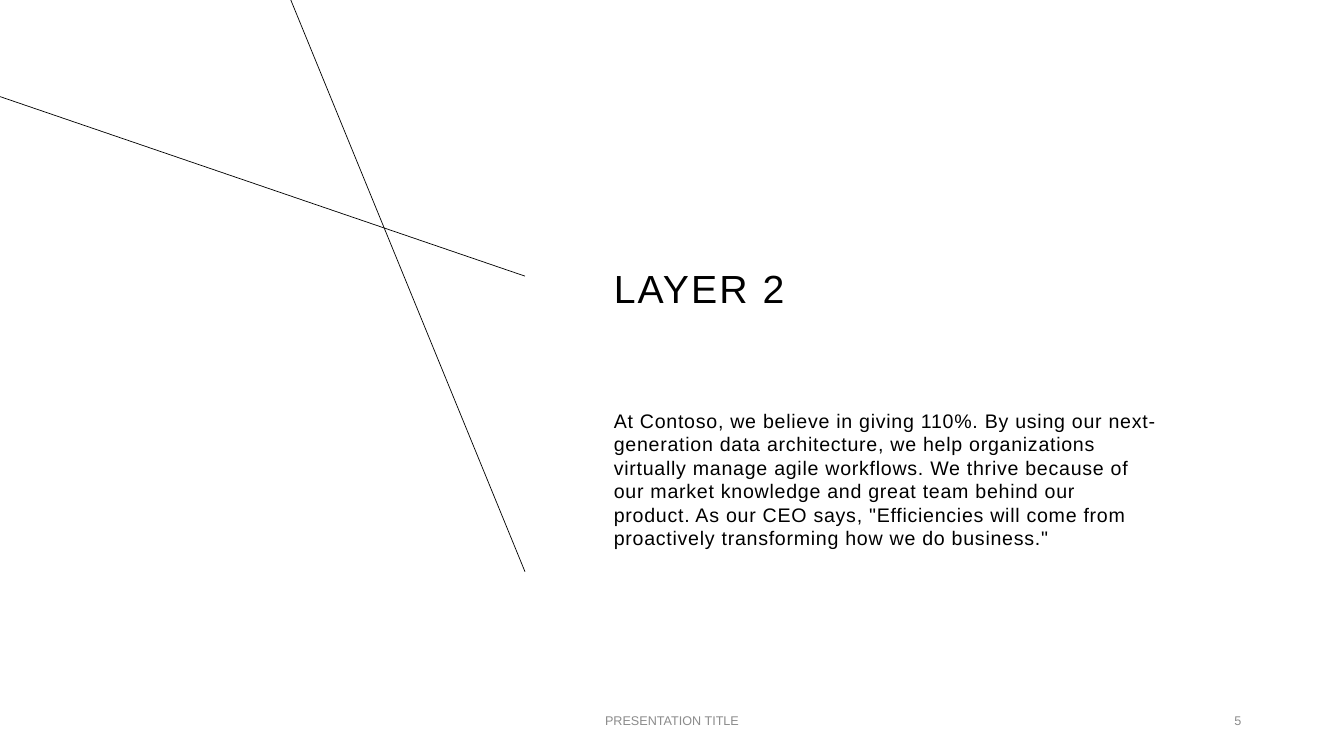
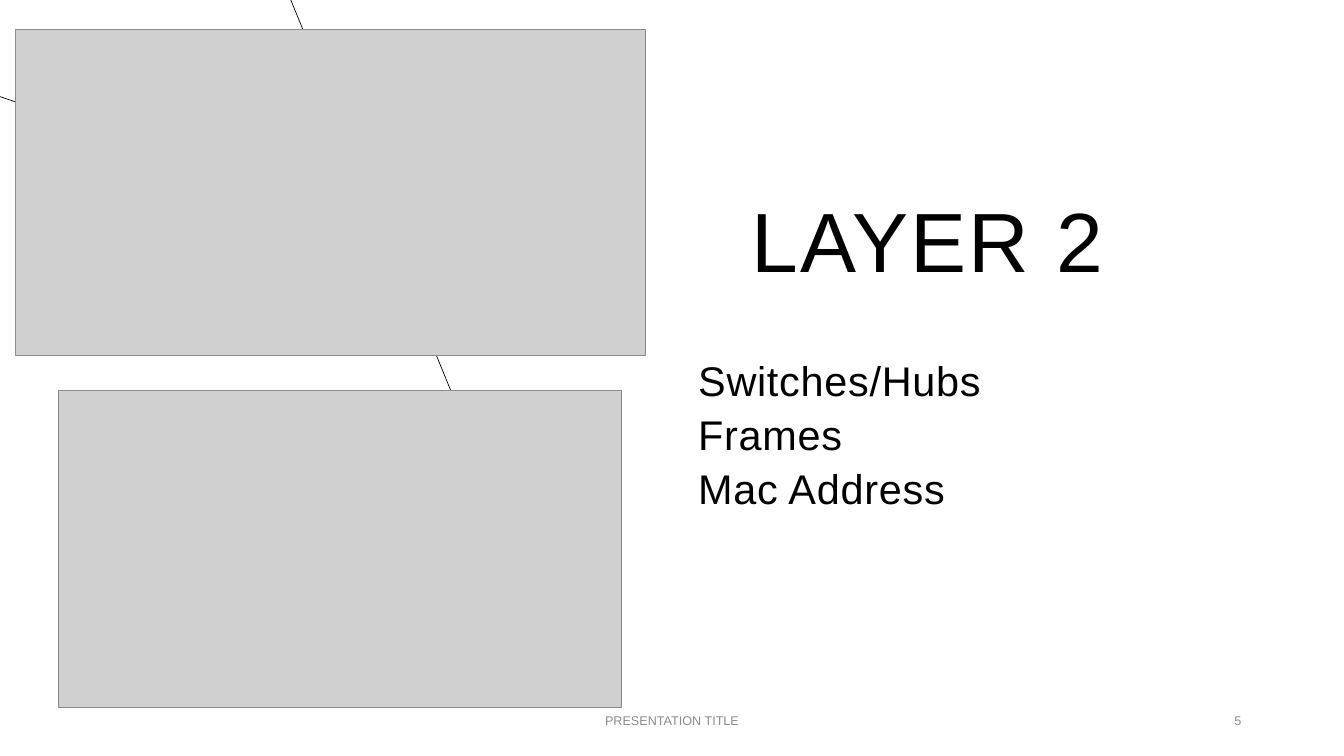
Before and after one commit to jphed/Sem4ULSA, a slide deck: slide 5 of Redes/REDES.pptx. Drawn at 1344x756 pixels with LibreOffice and Linux fonts; fonts in the diff are those of the drawing; grey boxes stand for pictures. Boxes give left, top, right and bottom in pixels: in the first picture for what was removed or moved away, otherwise in the second. Text is boxed around its words. In the diff, an @@ line names an element or a change of style, - is before the commit and + after.

```diff
--- a/Redes/REDES.pptx
+++ b/Redes/REDES.pptx
@@ picture added at bbox=[15, 29, 645, 355] @@
@@ title "LAYER 2": place and size @@
-title "LAYER 2" at bbox=[614, 275, 785, 303]
+title "LAYER 2" at bbox=[752, 213, 1104, 272]
@@ title "LAYER 2" at bbox=[752, 213, 1104, 272]: size 28 to 60 pt @@
@@ text at bbox=[698, 366, 980, 505]: text changed; size 14 to 29.6 pt @@
-At Contoso, we believe in giving 110%. By using our next-generation data architecture, we help organizations virtually manage agile workflows. We thrive because of our market knowledge and great team behind our product. As our CEO says, "Efficiencies will come from proactively transforming how we do business."
+Switches/Hubs
+Frames
+Mac Address
@@ picture added at bbox=[58, 390, 622, 707] @@
```
Also in this commit, not shown: 2 other slides changed, 1 slide added, 1 slide removed, 1 other file.
